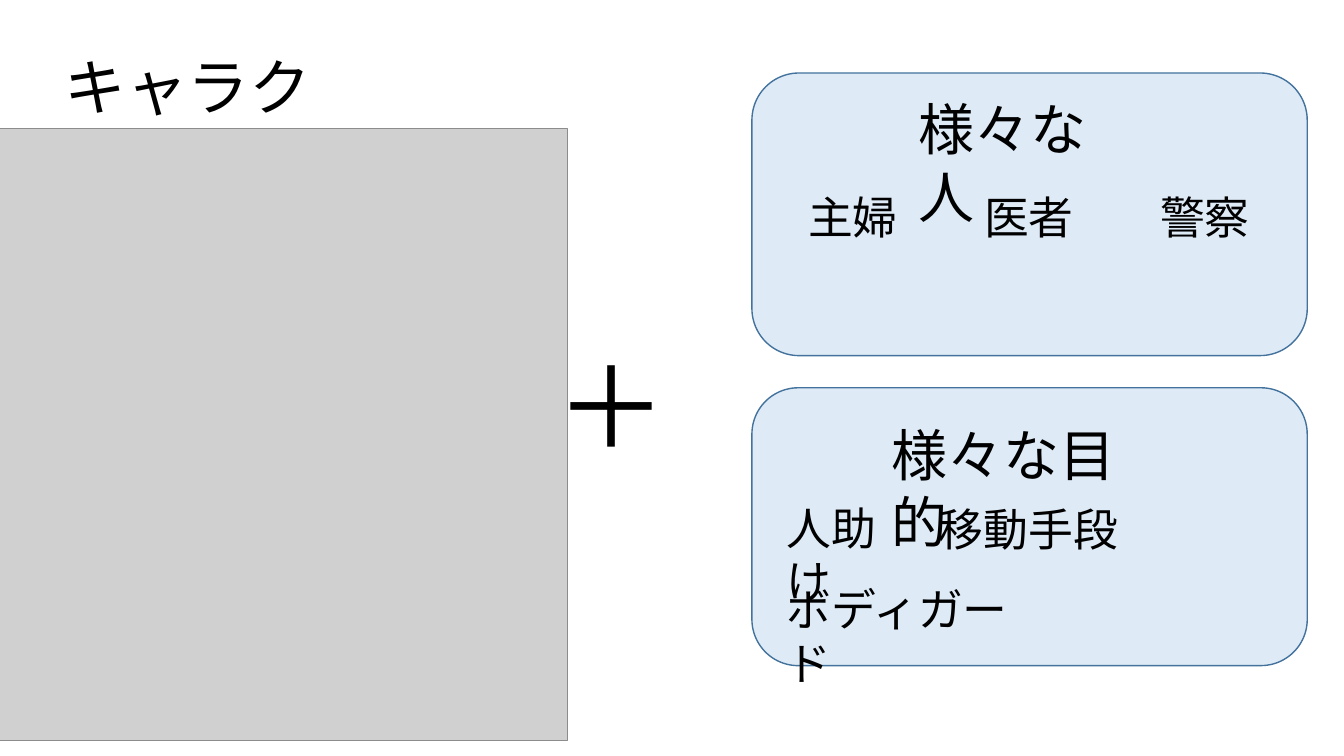
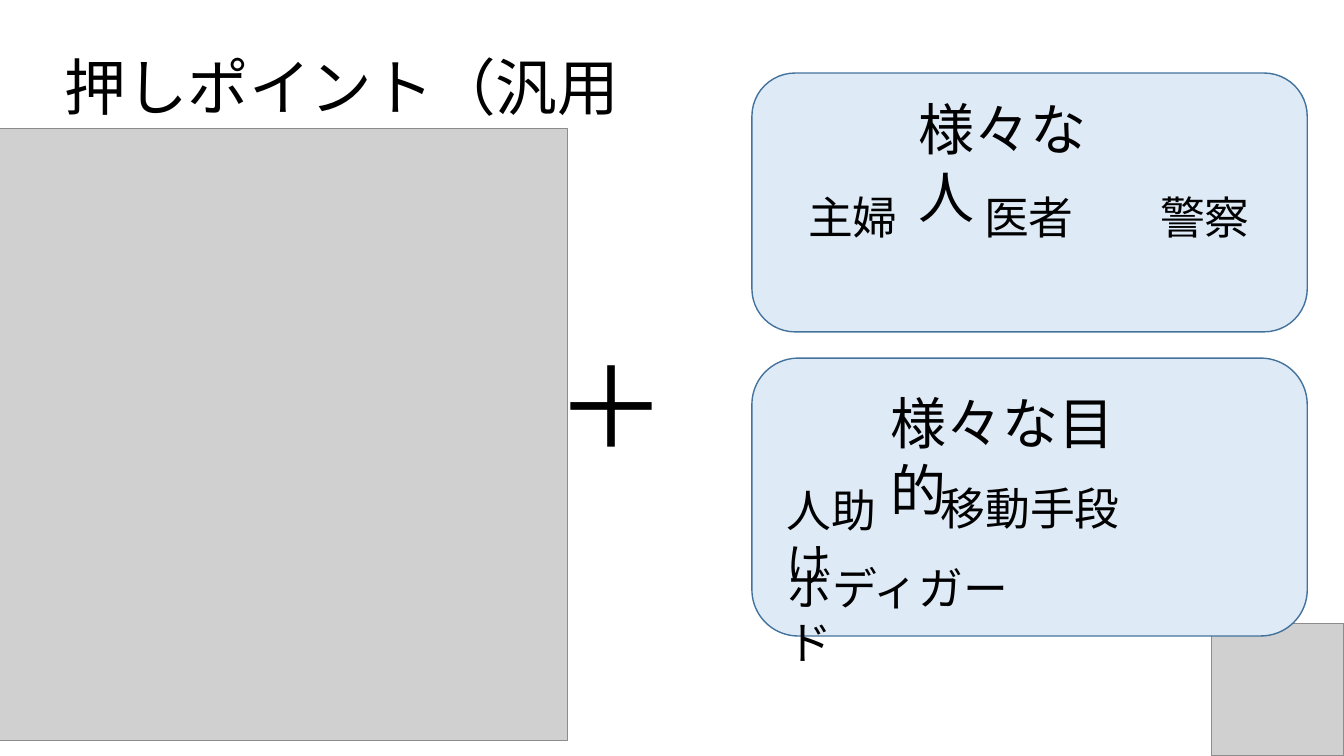
Before and after one commit to CaseStudyG18/master, a slide deck: slide 5 of G18_プレゼン用PWP.pptx. Drawn at 1344x756 pixels with LibreOffice and Linux fonts; fonts in the diff are those of the drawing; grey boxes stand for pictures. Boxes give left, top, right and bottom in pixels: in the first picture for what was removed or moved away, otherwise in the second. Text is boxed around its words. In the diff, an @@ line names an element or a change of style, - is before the commit and + after.

```diff
--- a/G18_プレゼン用PWP.pptx
+++ b/G18_プレゼン用PWP.pptx
@@ text at <box>65,57,619,129</box>: text changed @@
-キャラクター３
+押しポイント（汎用性）
@@ rounded rectangle: place and size @@
-rounded rectangle at <box>752,73,1308,355</box>
+rounded rectangle at <box>752,73,1308,332</box>
@@ rounded rectangle: place and size @@
-rounded rectangle at <box>752,388,1308,666</box>
+rounded rectangle at <box>752,358,1308,636</box>
@@ text "様々な目的" rewrapped from <box>891,429,1115,547</box> to <box>891,397,1115,520</box> @@
@@ text "人助け": place and size @@
-text "人助け" at <box>787,507,877,610</box>
+text "人助け" at <box>787,489,877,592</box>
@@ text "移動手段" rewrapped from <box>939,504,1118,550</box> to <box>940,479,1119,529</box> @@
@@ text "ボディガード": place and size @@
-text "ボディガード" at <box>787,581,1008,682</box>
+text "ボディガード" at <box>787,560,1008,661</box>
@@ picture added at <box>1212,623,1344,756</box> @@
```
Also in this commit, not shown: 3 other slides changed, 1 other file.
